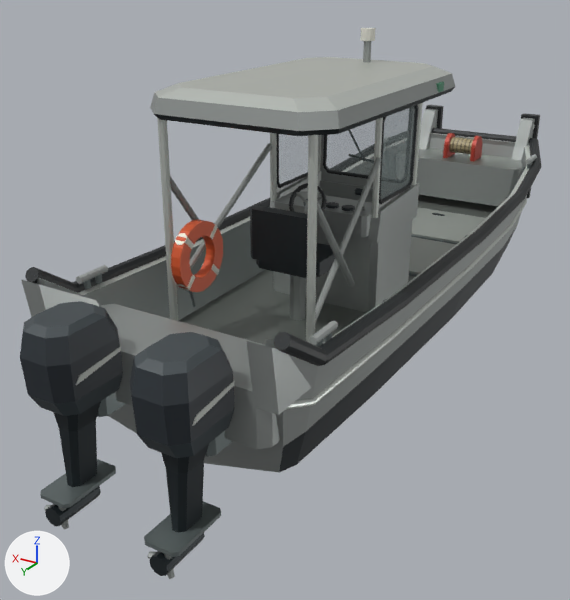
The glTF model assets/models/work_skiff_mid.glb, before and after one commit.
Camera for both pictures: a 50 mm camera at (-3.08, 6.56, 2.96) aimed at (0.39, 0.78, 0.07). Arrows for +X, +Y and +Z are at lower left; the lights stay in place. The first picture is the older version. Where no turn or scale is listed for an object, it has been applied to the vertices. Vertices at exactly the same position are counted once.

Objects in the first picture: 'Aluminum helm shelter', 'Helm and fittings', 'Mooring gear', 'Outboard cowlings', 'Rub rails and nonskid', 'Twin outboard legs', 'Welded hull'.
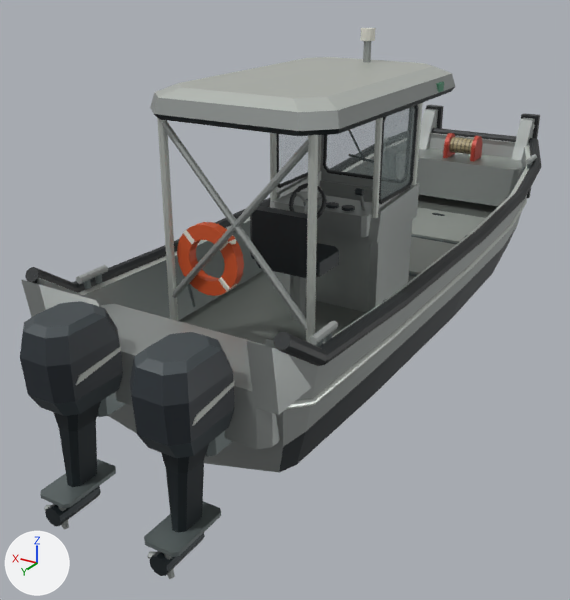
What differs and where, as boxes [x1, y1, x2, y2] in the pictures (570 x 600 px; the box of a moved part takes in the faces that stretch with it):
```json
{"object": "Helm and fittings", "change": "reshaped", "before": [171, 28, 444, 292], "after": [177, 28, 444, 296]}
{"part": 1, "of": "me_aluminum_helm_shelter", "change": "moved or reshaped", "before": [176, 143, 272, 291], "after": [162, 121, 307, 331]}
{"part": 2, "of": "me_aluminum_helm_shelter", "change": "moved or reshaped", "before": [315, 157, 382, 323], "after": [172, 139, 309, 298]}
{"part": 3, "of": "me_aluminum_helm_shelter", "change": "deleted", "before": [317, 200, 355, 287]}
{"part": 4, "of": "me_aluminum_helm_shelter", "change": "deleted", "before": [170, 176, 199, 220]}
{"part": 5, "of": "me_helm_and_fittings", "change": "moved or reshaped", "before": [171, 219, 223, 292], "after": [177, 222, 244, 296]}
{"part": 6, "of": "me_helm_and_fittings", "change": "moved or reshaped", "before": [210, 225, 218, 239], "after": [183, 229, 195, 244]}
{"part": 7, "of": "me_helm_and_fittings", "change": "moved or reshaped", "before": [175, 233, 194, 249], "after": [220, 235, 236, 251]}
{"part": 8, "of": "me_helm_and_fittings", "change": "moved or reshaped", "before": [178, 275, 195, 291], "after": [218, 277, 237, 292]}
{"part": 9, "of": "me_helm_and_fittings", "change": "moved or reshaped", "before": [211, 264, 219, 275], "on screen": "not visible afterwards"}
{"object": "Outboard cowlings", "change": "unchanged, covered by the edit", "before": [20, 301, 235, 458]}
{"object": "OutboardStarboard", "change": "unchanged, uncovered by the edit", "after": [130, 332, 235, 458]}
{"object": "Twin outboard legs", "change": "unchanged, covered by the edit", "before": [40, 392, 232, 579]}
{"object": "OutboardPort", "change": "unchanged, uncovered by the edit", "after": [20, 301, 123, 416]}
```

The change, as JSON lines over the scene's bpy script:
```json
{"block": "me_aluminum_helm_shelter", "where": "# used by ob_aluminum_helm_shelter; location = (0.0, 0.0, 0.0)"}
{"op": "remove", "block": "me_aluminum_helm_shelter", "code": "me_aluminum_helm_shelter.from_pydata(...)  # 380 vertices, 640 faces; spans x -0.77..0.77, y -0.29..2.23, z 0.15..2.37"}
{"op": "add", "block": "me_aluminum_helm_shelter", "code": "me_aluminum_helm_shelter.from_pydata(...)  # 348 vertices, 584 faces; spans x -0.77..0.77, y -0.29..2.23, z 0.15..2.37"}
{"block": "me_aluminum_helm_shelter", "change": "me_aluminum_helm_shelter part 1: the loose piece of 16 vertices spanning x 0.49..0.64, y 0.81..2.11, z 0.55..1.52 is multiplied about its middle by the matrix ((0.001, -0.128, 1.163), (-1.165, 0.109, 0.013), (-0.11, -1.158, -0.127)), then moved by (-0.57, 0.64, 0.18)"}
{"block": "me_aluminum_helm_shelter", "change": "me_aluminum_helm_shelter part 2: the loose piece of 16 vertices spanning x -0.64..-0.49, y 0.81..2.11, z 0.55..1.52 is multiplied about its middle by the matrix ((-0.034, 1.145, 0.24), (-1.167, -0.049, 0.07), (0.079, -0.238, 1.143)), then moved by (0.56, 0.64, 0.18)"}
{"block": "me_aluminum_helm_shelter", "change": "me_aluminum_helm_shelter part 3: the loose piece of 16 vertices spanning x -0.65..-0.59, y 1.44..2.11, z 0.65..1.51 is deleted"}
{"block": "me_aluminum_helm_shelter", "change": "me_aluminum_helm_shelter part 4: the loose piece of 16 vertices spanning x 0.59..0.65, y 1.44..2.11, z 0.65..1.51 is deleted"}
{"block": "me_helm_and_fittings", "where": "# used by ob_helm_and_fittings; location = (0.0, 0.0, 0.0)"}
{"op": "remove", "block": "me_helm_and_fittings", "code": "me_helm_and_fittings.from_pydata(...)  # 808 vertices, 1456 faces; spans x -0.78..0.78, y -0.3..2.23, z 0.57..2.42"}
{"op": "add", "block": "me_helm_and_fittings", "code": "me_helm_and_fittings.from_pydata(...)  # 808 vertices, 1456 faces; spans x -0.78..0.78, y -0.3..2.08, z 0.6..2.42"}
{"block": "me_helm_and_fittings", "change": "me_helm_and_fittings part 5: the loose piece of 96 vertices spanning x 0.43..0.51, y 1.67..2.23, z 0.57..1.13 is multiplied about its middle by the matrix ((0.0, 0.0, 1.0), (-1.0, 0.0, 0.0), (0.0, -1.0, 0.0)), then moved by (-0.17, 0.07, 0.03)"}
{"block": "me_helm_and_fittings", "change": "me_helm_and_fittings part 6: the loose piece of 16 vertices spanning x 0.42..0.52, y 1.72..1.87, z 0.93..1.08 is multiplied about its middle by the matrix ((0.0, 0.0, 1.0), (-1.0, 0.0, 0.0), (0.0, -1.0, 0.0)), then moved by (-0.01, 0.23, 0.03)"}
{"block": "me_helm_and_fittings", "change": "me_helm_and_fittings part 7: the loose piece of 16 vertices spanning x 0.42..0.52, y 2.03..2.18, z 0.93..1.08 is multiplied about its middle by the matrix ((-0.667, -0.333, -0.667), (-0.333, -0.667, 0.667), (-0.667, 0.667, 0.333)), then moved by (-0.33, -0.08, 0.03)"}
{"block": "me_helm_and_fittings", "change": "me_helm_and_fittings part 8: the loose piece of 16 vertices spanning x 0.42..0.52, y 2.03..2.18, z 0.62..0.77 is multiplied about its middle by the matrix ((0.667, -0.667, 0.333), (0.333, 0.667, 0.667), (-0.667, -0.333, 0.667)), then moved by (-0.33, -0.08, 0.03)"}
{"block": "me_helm_and_fittings", "change": "me_helm_and_fittings part 9: the loose piece of 16 vertices spanning x 0.42..0.52, y 1.72..1.87, z 0.62..0.77 is multiplied about its middle by the matrix ((0.667, -0.667, -0.333), (0.333, 0.667, -0.667), (0.667, 0.333, 0.667)), then moved by (-0.01, 0.23, 0.03)"}
```
